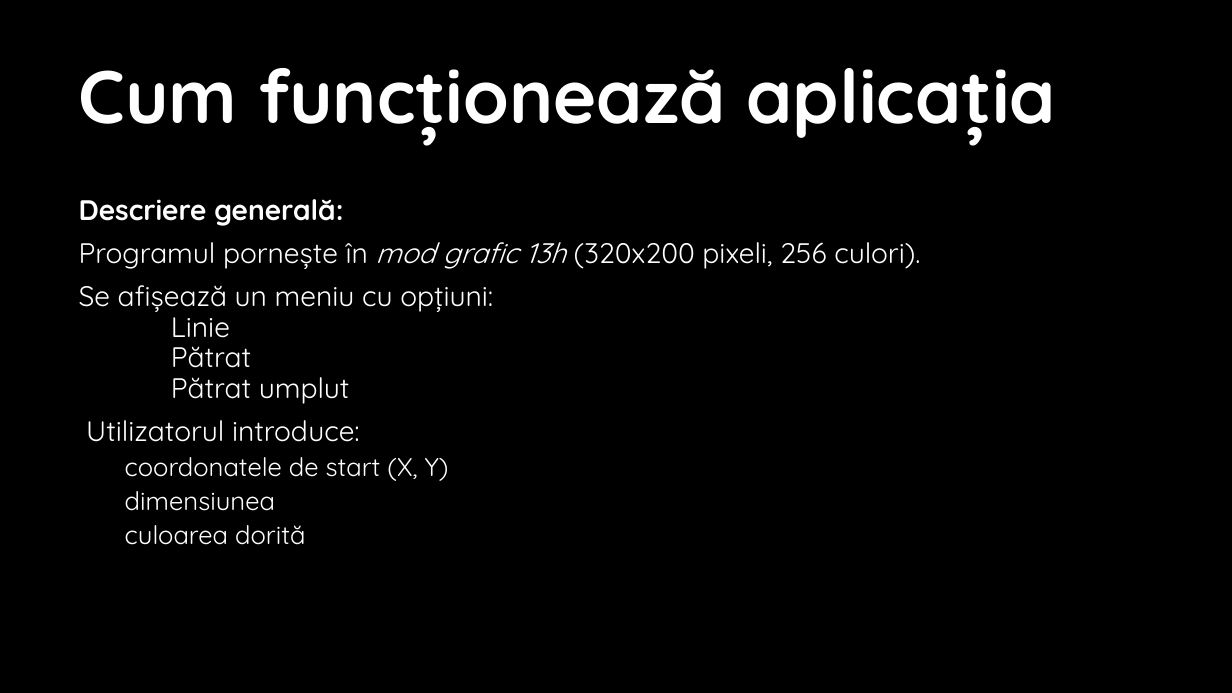
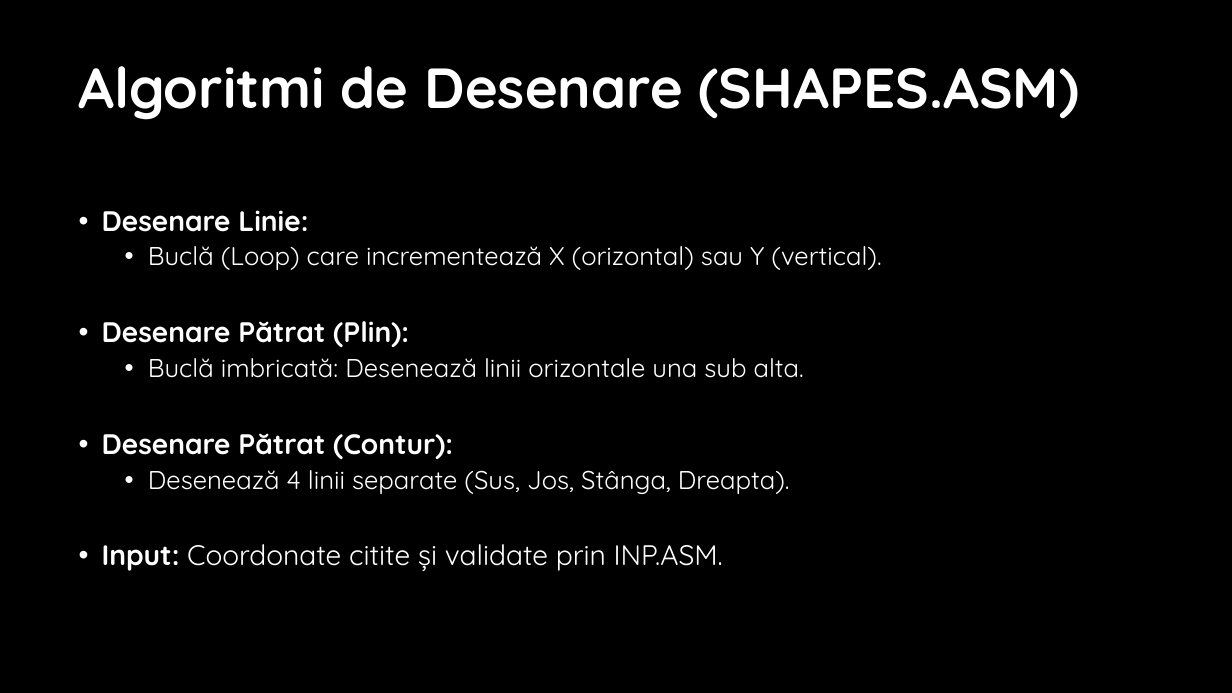
Before and after one commit to DarkSoulEngineer/DOS-X_ASM, a slide deck: slide 4 of docs/Proiect_Mic.pptx (slide 3 before the commit). Drawn at 1232x693 pixels with LibreOffice and Linux fonts; fonts in the diff are those of the drawing; background and template pictures are left out. Boxes give left, top, right and bottom in pixels: in the first picture for what was removed or moved away, otherwise in the second. Text is boxed around its words. In the diff, an @@ line names an element or a change of style, - is before the commit and + after.

```diff
--- a/docs/Proiect_Mic.pptx
+++ b/docs/Proiect_Mic.pptx
@@ text at box(79, 66, 1080, 571): text changed; size 22 to 20 pt @@
-Cum funcționează aplicația
-Descriere generală:
-Programul pornește în mod grafic 13h (320x200 pixeli, 256 culori).
-Se afișează un meniu cu opțiuni:
-Linie
-Pătrat
-Pătrat umplut
-Utilizatorul introduce:
-  coordonatele de start (X, Y)
-  dimensiunea
-  culoarea dorită
+Algoritmi de Desenare (SHAPES.ASM)
+• Desenare Linie:
+  • Buclă (Loop) care incrementează X (orizontal) sau Y (vertical).
+• Desenare Pătrat (Plin):
+  • Buclă imbricată: Desenează linii orizontale una sub alta.
+• Desenare Pătrat (Contur):
+  • Desenează 4 linii separate (Sus, Jos, Stânga, Dreapta).
+• Input: Coordonate citite și validate prin INP.ASM.
```
Also in this commit, not shown: 1 other slide changed, 4 slides added, 2 slides removed, 11 other files.
